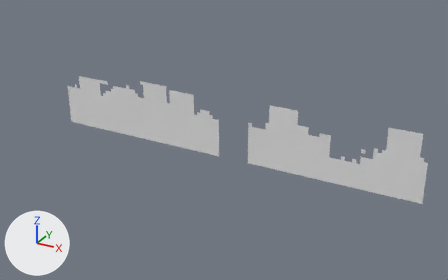
Two versions of the OBJ model Assets/Tiled2Unity/Meshes/TutorialStage_00.obj, one commit apart.
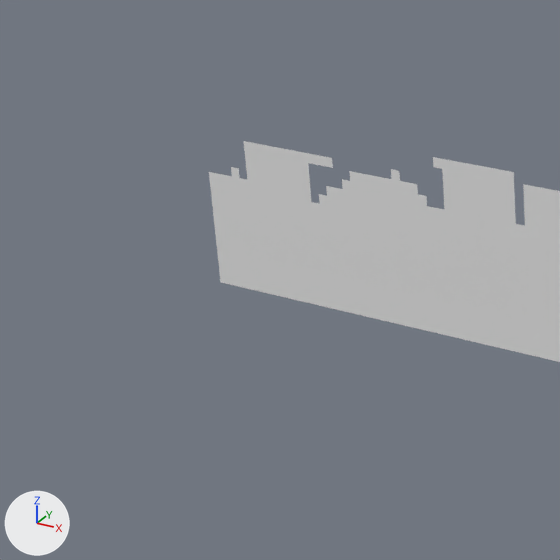
Old and new are each drawn whole from a 50 mm lens placed at (21.4, -137.8, 44.3), pointed at (-55.9, 2.6, -25.9) and again close up on the part from 0% to 40% of the width and 11% to 76% of the height. The axes (+X, +Y, +Z) are drawn at lower left. The lights are the same throughout. Where no turn or scale is listed for an object, it has been applied to the vertices.

Objects in the first close-up: 'TutorialStage_00'.
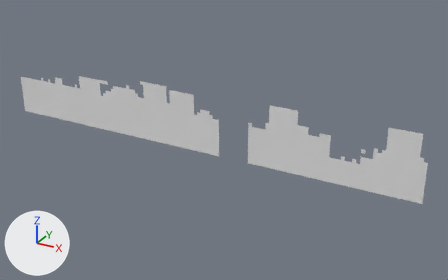
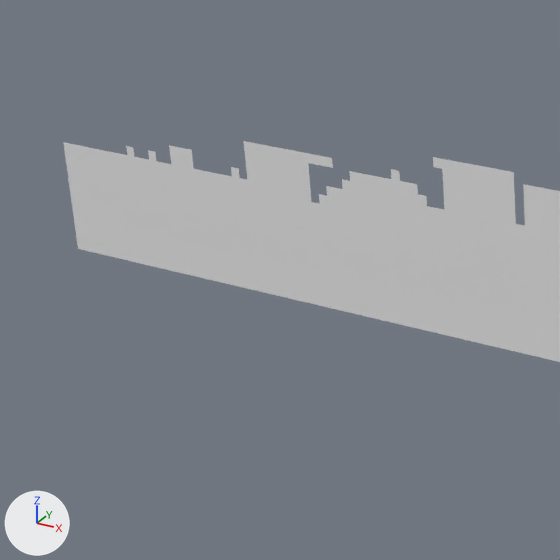
Edits to the bpy script that builds the scene:
```text
Change me_tutorialstage_00:
    used by ob_tutorialstage_00; location = (0.0, 0.0, 0.0)
    remove me_tutorialstage_00.from_pydata(...)  # 1601 vertices, 1424 faces; spans x -110.0..0.0, y 0.0, z -30.0..-12.0
    add me_tutorialstage_00.from_pydata(...)  # 1873 vertices, 1672 faces; spans x -130.0..0.0, y 0.0, z -30.0..-12.0
    me_tutorialstage_00 part 1
    4 vertices are added at (-113.0, 0.0, -16.0), (-112.0, 0.0, -16.0), (-114.0, 0.0, -16.0), (-115.0, 0.0, -16.0)
    13 new vertices lie (-1.0, 0.0, 0.0) away from vertices in x -110.0, y 0.0, z -30.0..-18.0
    13 new vertices lie (-1.0, 0.0, 0.0) away from vertices in x -111.0, y 0.0, z -30.0..-18.0
    13 new vertices lie (-1.0, 0.0, 0.0) away from vertices in x -112.0, y 0.0, z -30.0..-18.0
    13 new vertices lie (-1.0, 0.0, 0.0) away from vertices in x -113.0, y 0.0, z -30.0..-18.0
    13 new vertices lie (-1.0, 0.0, 0.0) away from vertices in x -114.0, y 0.0, z -30.0..-18.0
    13 new vertices lie (-1.0, 0.0, 0.0) away from vertices in x -115.0, y 0.0, z -30.0..-18.0
    13 new vertices lie (-1.0, 0.0, 0.0) away from vertices in x -116.0, y 0.0, z -30.0..-18.0
    13 new vertices lie (-1.0, 0.0, 0.0) away from vertices in x -117.0, y 0.0, z -30.0..-18.0
    13 new vertices lie (-1.0, 0.0, 0.0) away from vertices in x -118.0, y 0.0, z -30.0..-18.0
    13 new vertices lie (-1.0, 0.0, 0.0) away from vertices in x -119.0, y 0.0, z -30.0..-18.0
    13 new vertices lie (-1.0, 0.0, 0.0) away from vertices in x -120.0, y 0.0, z -30.0..-18.0
    13 new vertices lie (-1.0, 0.0, 0.0) away from vertices in x -121.0, y 0.0, z -30.0..-18.0
    13 new vertices lie (-1.0, 0.0, 0.0) away from vertices in x -122.0, y 0.0, z -30.0..-18.0
    13 new vertices lie (-1.0, 0.0, 0.0) away from vertices in x -123.0, y 0.0, z -30.0..-18.0
    13 new vertices lie (-1.0, 0.0, 0.0) away from vertices in x -124.0, y 0.0, z -30.0..-18.0
    13 new vertices lie (-1.0, 0.0, 0.0) away from vertices in x -125.0, y 0.0, z -30.0..-18.0
    13 new vertices lie (-1.0, 0.0, 0.0) away from vertices in x -126.0, y 0.0, z -30.0..-18.0
    13 new vertices lie (-1.0, 0.0, 0.0) away from vertices in x -127.0, y 0.0, z -30.0..-18.0
    13 new vertices lie (-1.0, 0.0, 0.0) away from vertices in x -128.0, y 0.0, z -30.0..-18.0
    13 new vertices lie (-1.0, 0.0, 0.0) away from vertices in x -129.0, y 0.0, z -30.0..-18.0
    8 new vertices lie (0.0, 0.0, 1.0) away from vertices in x -121.0..-112.0, y 0.0, z -18.0
    248 new faces join them
```

Pixel boxes [x1, y1, x2, y2] of what changed, in the close-ups (560 x 560 px):
'TutorialStage_00', reshaped: before [209, 141, 560, 362]; after [63, 141, 560, 362]
part 1 of me_tutorialstage_00, added: after [63, 142, 220, 282]
